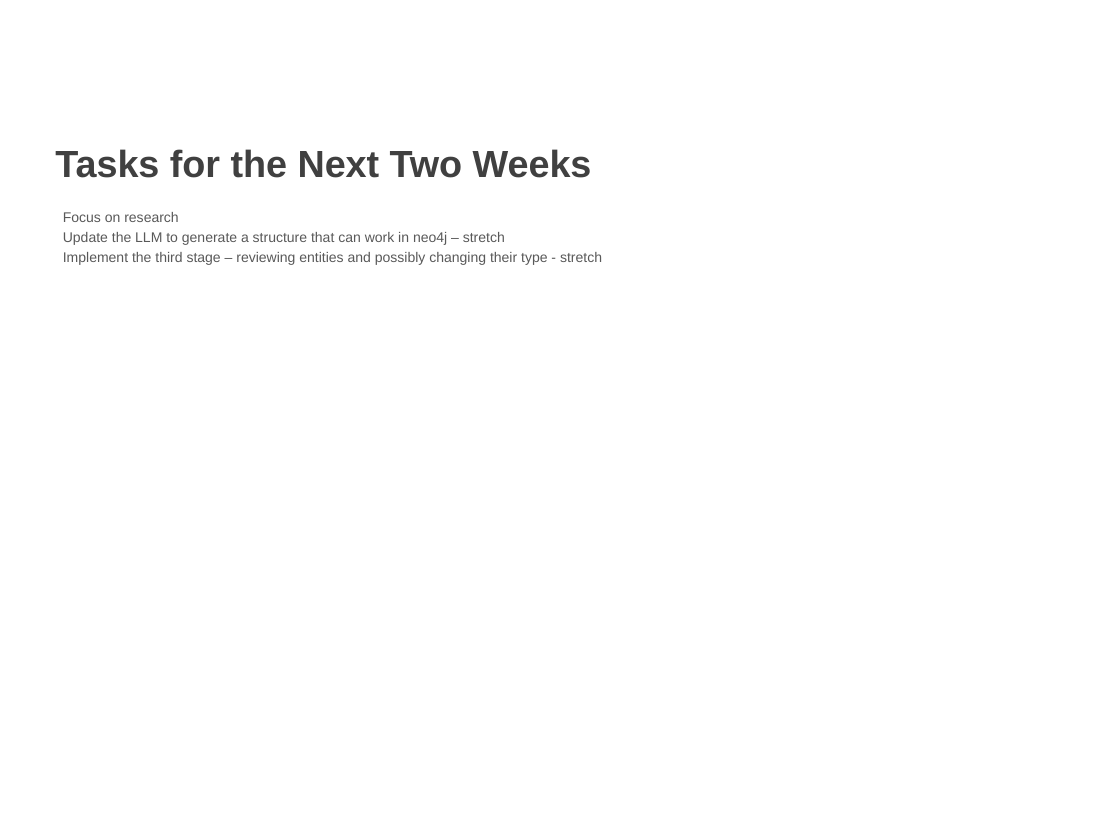
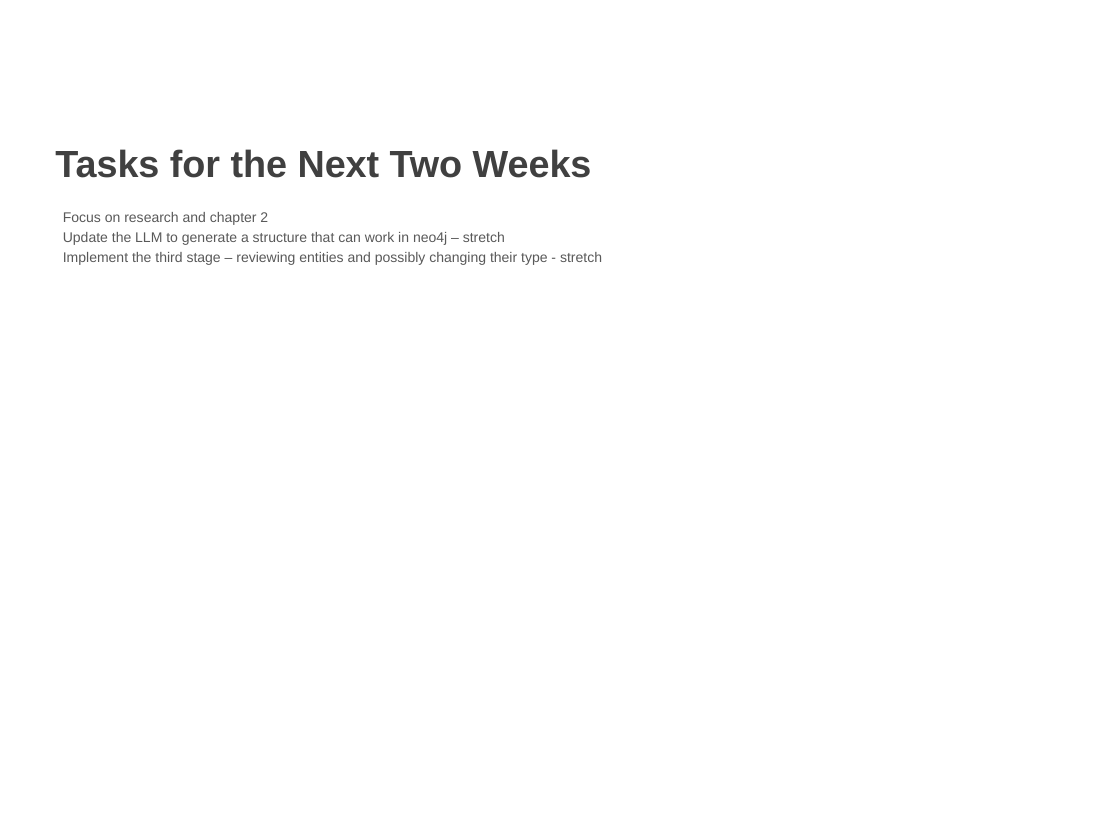
Before and after one commit to OwlSaver/GWU, a slide deck: slide 8 of Praxis/Advisor/Session 10/Wacey_Michael_Advising_Updated_Template_Apr_04_2025.pptx. Drawn at 1120x840 pixels with LibreOffice and Linux fonts; fonts in the diff are those of the drawing; background and template pictures are left out. Boxes give left, top, right and bottom in pixels: in the first picture for what was removed or moved away, otherwise in the second. Text is boxed around its words. In the diff, an @@ line names an element or a change of style, - is before the commit and + after.

```diff
--- a/Praxis/Advisor/Session 10/Wacey_Michael_Advising_Updated_Template_Apr_04_2025.pptx
+++ b/Praxis/Advisor/Session 10/Wacey_Michael_Advising_Updated_Template_Apr_04_2025.pptx
@@ text at bbox=[63, 212, 268, 225]: text changed @@
-Focus on research
+Focus on research and chapter 2
```
Also in this commit, not shown: 4 other slides changed, 29 other files.
